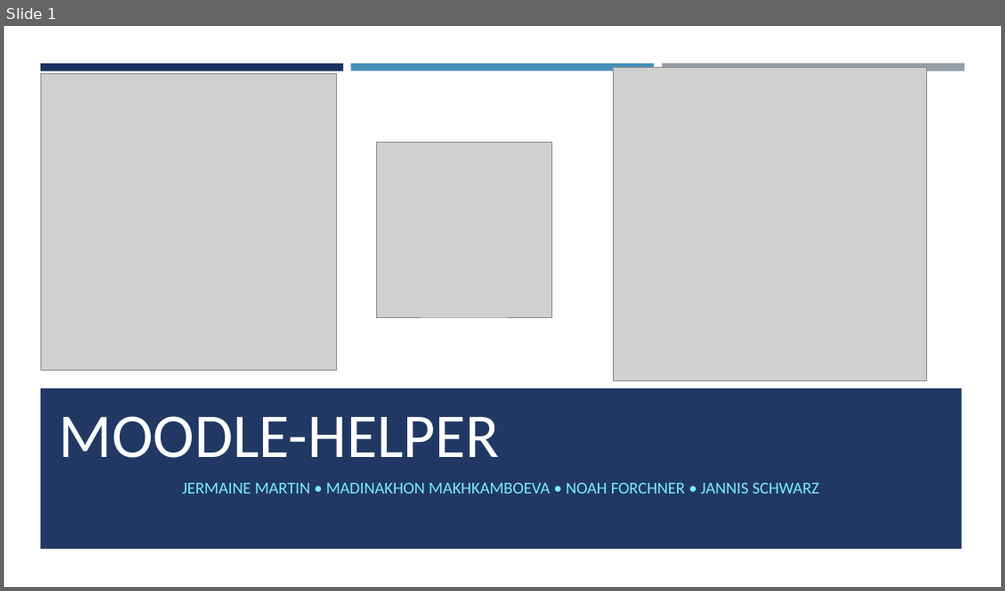
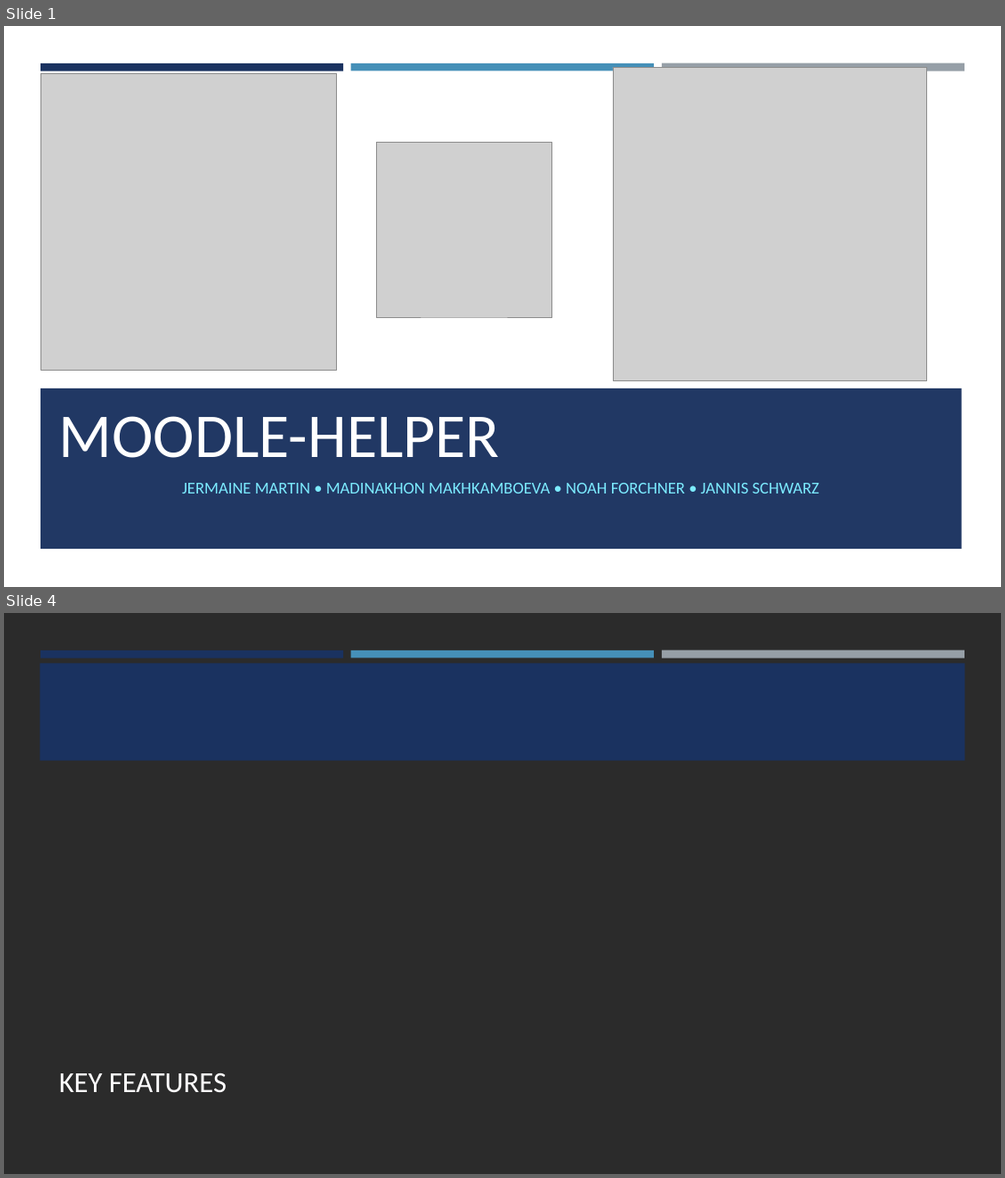
Before and after one commit to j-j-martin/Hackathon2023, a slide deck: Moodle-helper.pptx. Shown one above the other, each under a label of ours: slide 1 before the commit, slides 1 and 4 after it; the slides between them are not shown. The pictures are 1005x591 and 1005x1178 pixels, drawn with LibreOffice and Linux fonts; fonts in the diff are those of the drawing; grey boxes stand for pictures; background and template pictures are left out; a plain dark background stands for a picture behind light text. Boxes give left, top, right and bottom in pixels: in the first picture for what was removed or moved away, otherwise in the second. Text is boxed around its words. In the diff, an @@ line names an element or a change of style, - is before the commit and + after.

```diff
--- a/Moodle-helper.pptx
+++ b/Moodle-helper.pptx
@@ slide 4 added at [4, 613, 1001, 1174], background picture (left out) @@
@@ rectangle added at [40, 663, 965, 761], fill #1A3260 @@
@@ rectangle added at [40, 650, 343, 657], fill #1A3260 @@
@@ rectangle added at [351, 650, 654, 657], fill #4590B8 @@
@@ rectangle added at [662, 650, 964, 658], fill #969FA7 @@
@@ title added at [59, 1073, 226, 1092], 28 pt, text #FFFEFF @@
+KEY FEATURES
```
Also in this commit, not shown: 1 slide changed, 7 other slides added, 3 slides removed, 2 other files.
